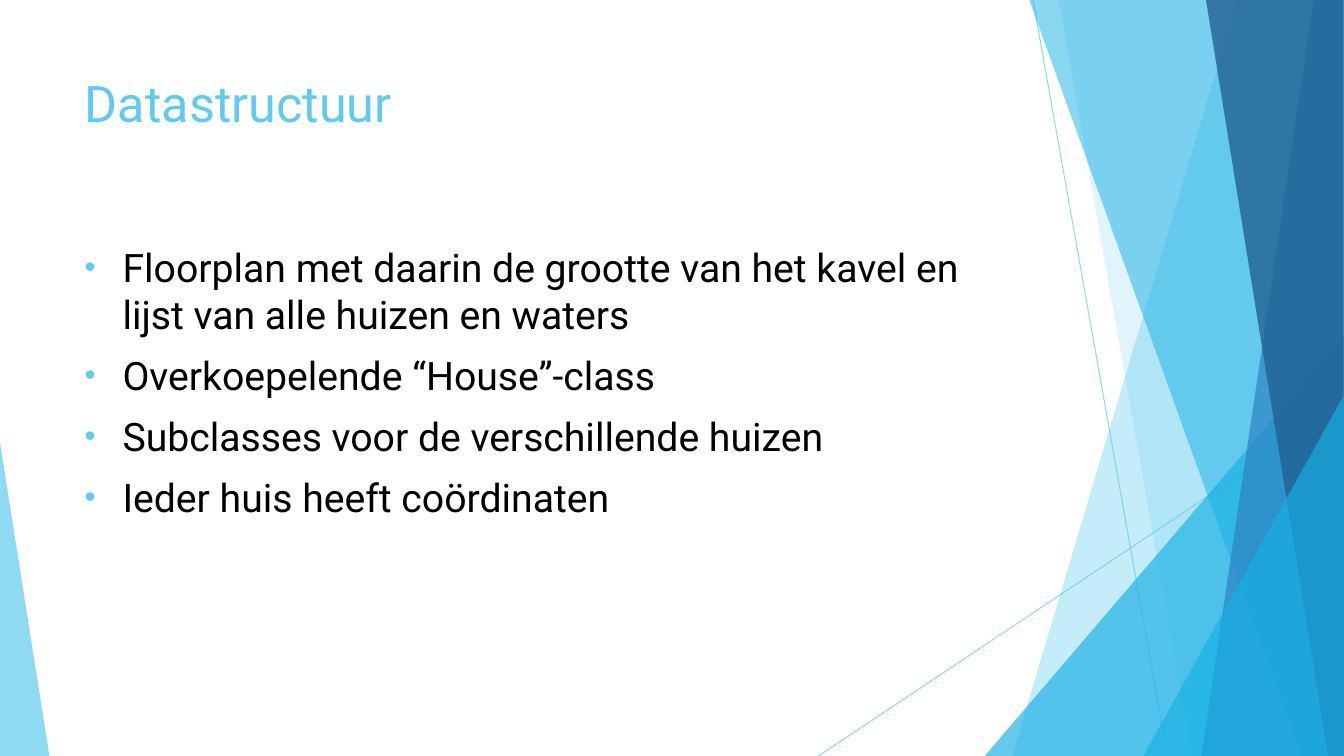
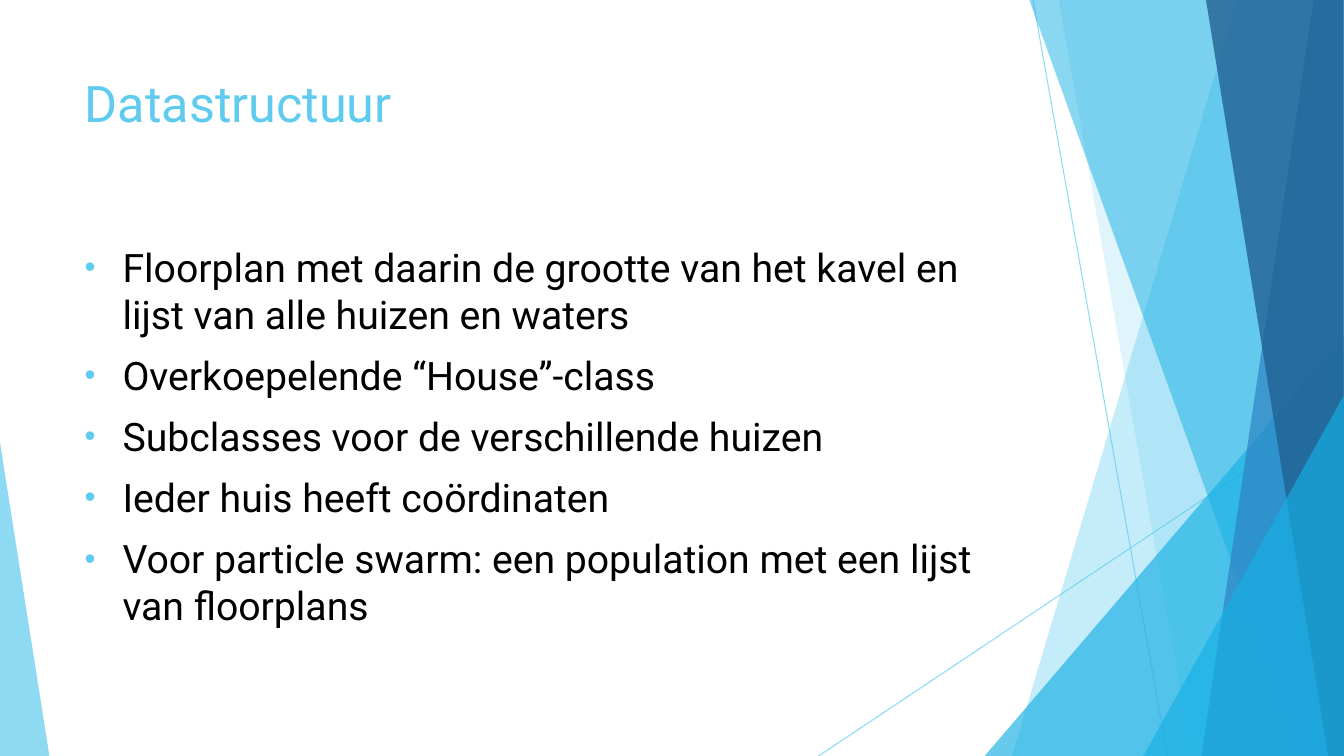
Before and after one commit to roosgreven/Heuristieken, a slide deck: slide 3 of files/presentatie heuristieken.pptx. Drawn at 1344x756 pixels with LibreOffice and Linux fonts; fonts in the diff are those of the drawing. Boxes give left, top, right and bottom in pixels: in the first picture for what was removed or moved away, otherwise in the second. Text is boxed around its words. In the diff, an @@ line names an element or a change of style, - is before the commit and + after.

Commit message:
a few changes to ppt

```diff
--- a/files/presentatie heuristieken.pptx
+++ b/files/presentatie heuristieken.pptx
@@ text at [123,543,971,628]: paragraph added @@
+• Voor particle swarm: een population met een lijst van floorplans
```
Also in this commit, not shown: 1 other slide changed.
